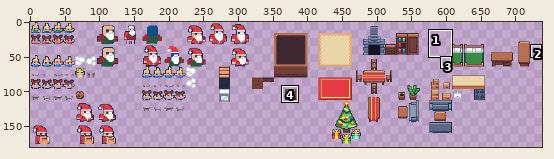
File history of a pixel-art file, Aseprite/wip.aseprite. The first picture is a wide view before the edit; the outline marks the close-up.
Close-up. First the earlier version:
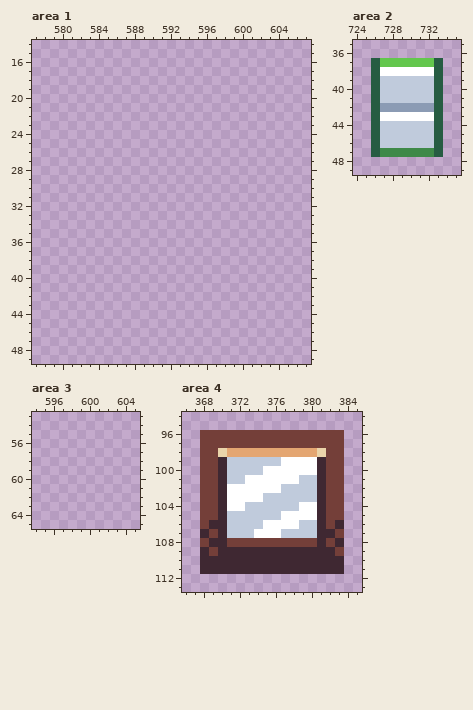
800x800 pixels, 1 frame. Shown: area 1: x 577..607, y 14..49; area 2: x 724..735, y 35..49; area 3: x 594..605, y 53..65; area 4: x 366..385, y 94..113. The wide view leaves out empty margins. The commit also changed other parts of the picture, which this record leaves out.
The same view after the edit:
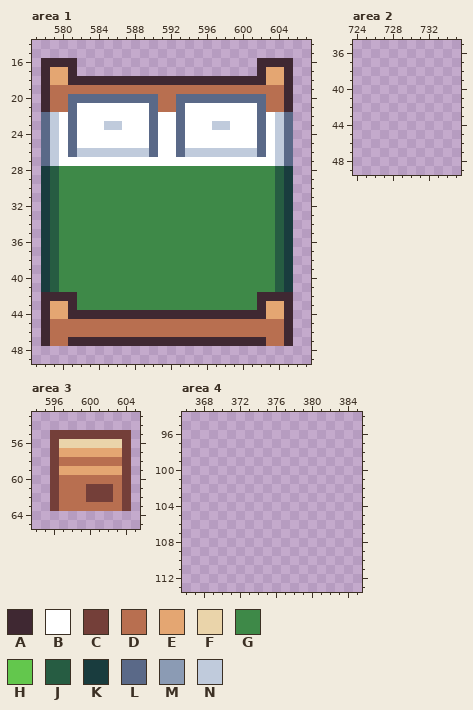
Palette (. is transparent): A #3f2832  B #ffffff  C #743f39  D #b86f50  E #e4a672  F #ead4aa  G #3e8948  H #63c74d  J #265c42  K #193c3e  L #5a6988  M #8b9bb4  N #c0cbdc
What changed:
Changed rows in their new state; - is an unchanged pixel.
Area 1, layer "Layer 1":
first column x 578:
16 AAAA--------------------AAAA
17 AEEA--------------------AEEA
18 AEEAAAAAAAAAAAAAAAAAAAAAAEEA
19 ADDDDDDDDDDDDDDDDDDDDDDDDDDA
20 ADDLLLLLLLLLLDDLLLLLLLLLLDDA
21 ADDLBBBBBBBBLDDLBBBBBBBBLDDA
22 LNBLBBBBBBBBLBBLBBBBBBBBLBNL
23 LNBLBBBNNBBBLBBLBBBNNBBBLBNL
24 LNBLBBBBBBBBLBBLBBBBBBBBLBNL
25 LNBLBBBBBBBBLBBLBBBBBBBBLBNL
26 LNBLNNNNNNNNLBBLNNNNNNNNLBNL
27 LNBBBBBBBBBBBBBBBBBBBBBBBBNL
28 KJGGGGGGGGGGGGGGGGGGGGGGGGJK
29 KJGGGGGGGGGGGGGGGGGGGGGGGGJK
30 KJGGGGGGGGGGGGGGGGGGGGGGGGJK
31 KJGGGGGGGGGGGGGGGGGGGGGGGGJK
32 KJGGGGGGGGGGGGGGGGGGGGGGGGJK
33 KJGGGGGGGGGGGGGGGGGGGGGGGGJK
34 KJGGGGGGGGGGGGGGGGGGGGGGGGJK
35 KJGGGGGGGGGGGGGGGGGGGGGGGGJK
36 KJGGGGGGGGGGGGGGGGGGGGGGGGJK
37 KJGGGGGGGGGGGGGGGGGGGGGGGGJK
38 KJGGGGGGGGGGGGGGGGGGGGGGGGJK
39 KJGGGGGGGGGGGGGGGGGGGGGGGGJK
40 KJGGGGGGGGGGGGGGGGGGGGGGGGJK
41 KJGGGGGGGGGGGGGGGGGGGGGGGGJK
42 AAAAGGGGGGGGGGGGGGGGGGGGAAAA
43 AEEAGGGGGGGGGGGGGGGGGGGGAEEA
44 AEEAAAAAAAAAAAAAAAAAAAAAAEEA
45 ADDDDDDDDDDDDDDDDDDDDDDDDDDA
46 ADDDDDDDDDDDDDDDDDDDDDDDDDDA
47 ADDAAAAAAAAAAAAAAAAAAAAAADDA
Area 2, layer "Layer 1":
first column x 726:
37 ........
38 ........
39 ........
40 ........
41 ........
42 ........
43 ........
44 ........
45 ........
46 ........
47 ........
Area 3, layer "Layer 1":
first column x 596:
55 CCCCCCCCC
56 CFFFFFFFC
57 CEEEEEEEC
58 CDDDDDDDC
59 CEEEEEEEC
60 CDDDDDDDC
61 CDDDCCCDC
62 CDDDCCCDC
63 CDDDDDDDC
Area 4, layer "Layer 1":
first column x 368:
 96 ................
 97 ................
 98 ................
 99 ................
100 ................
101 ................
102 ................
103 ................
104 ................
105 ................
106 ................
107 ................
108 ................
109 ................
110 ................
111 ................
Boxes around the changes in both close-ups, in picture pixels (x1, y1, x2, y2):
added: (41, 58, 293, 346)
erased: (371, 58, 443, 157)
added: (50, 430, 131, 511)
erased: (200, 430, 344, 574)
